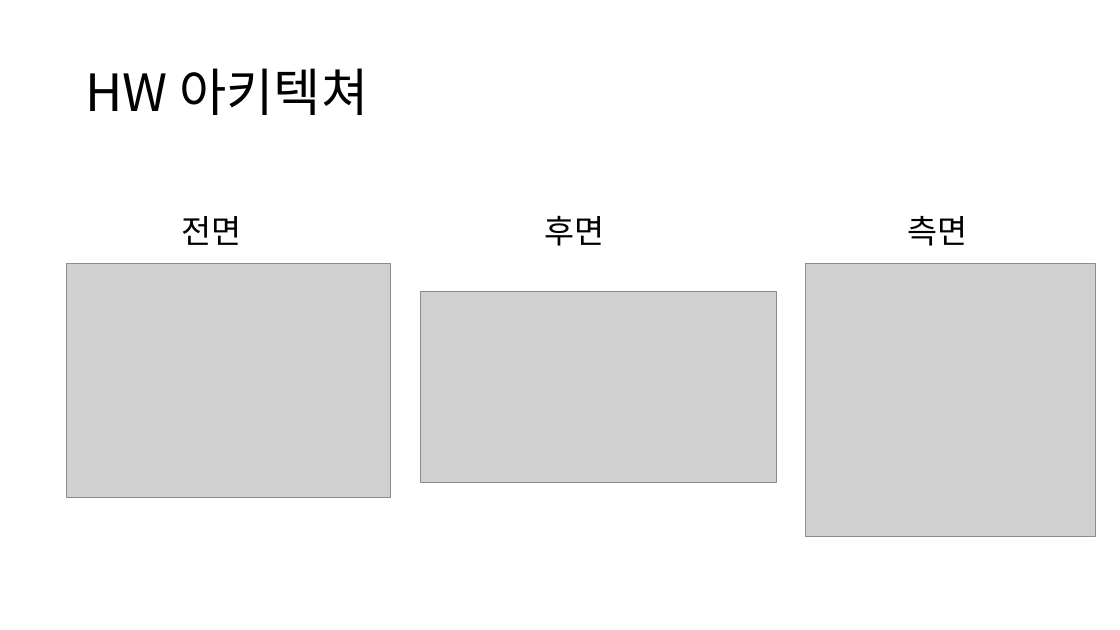
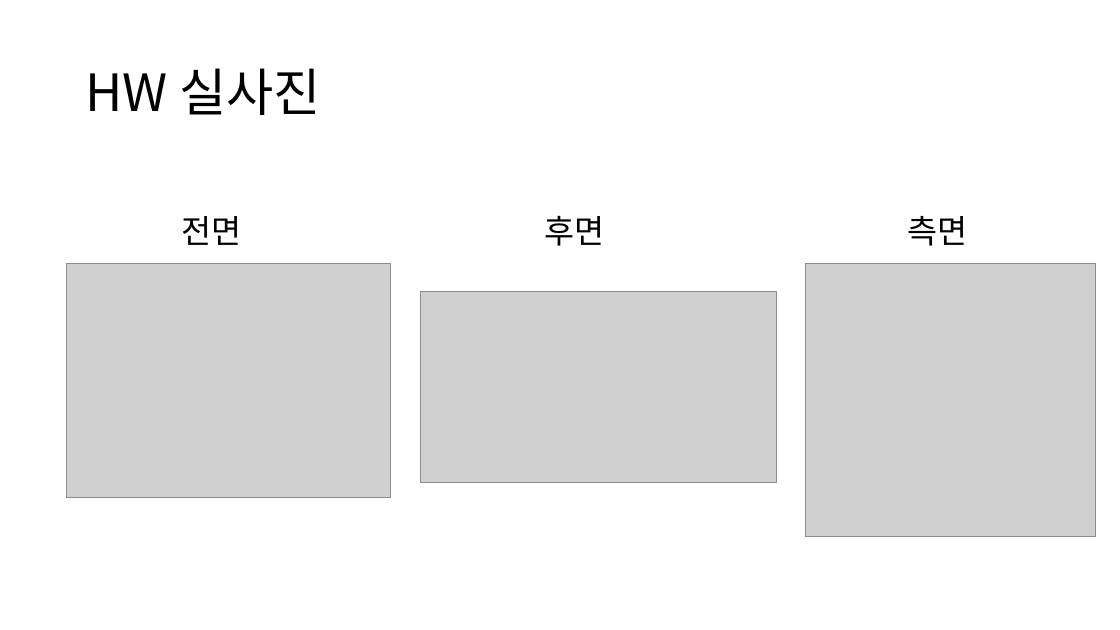
Before and after one commit to kang-beep/SmartForm_CameraModule, a slide deck: slide 14 of 스마트팜 카메라 모듈 구성도.pptx (slide 8 before the commit). Drawn at 1120x630 pixels with LibreOffice and Linux fonts; fonts in the diff are those of the drawing; grey boxes stand for pictures. Boxes give left, top, right and bottom in pixels: in the first picture for what was removed or moved away, otherwise in the second. Text is boxed around its words. In the diff, an @@ line names an element or a change of style, - is before the commit and + after.

```diff
--- a/스마트팜 카메라 모듈 구성도.pptx
+++ b/스마트팜 카메라 모듈 구성도.pptx
@@ title at [85,68,321,115]: text changed @@
-HW 아키텍쳐
+HW 실사진
```
Also in this commit, not shown: 4 other slides changed, 9 slides added, 2 slides removed.
